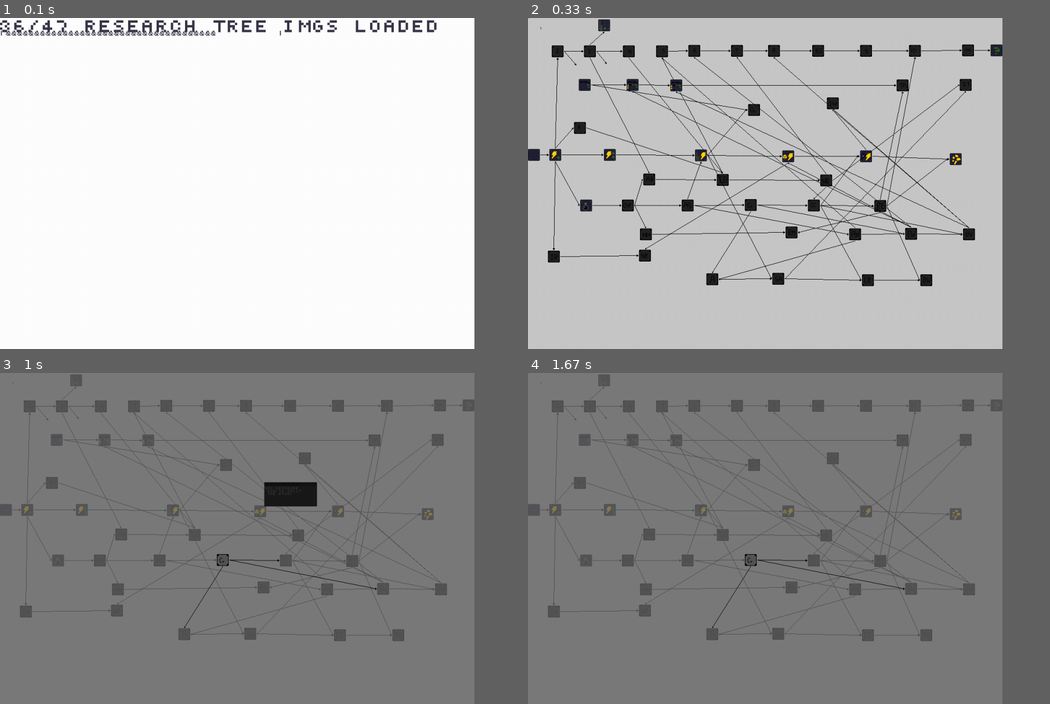
Above: before the commit, frames 1-4 (two rows, left to right).
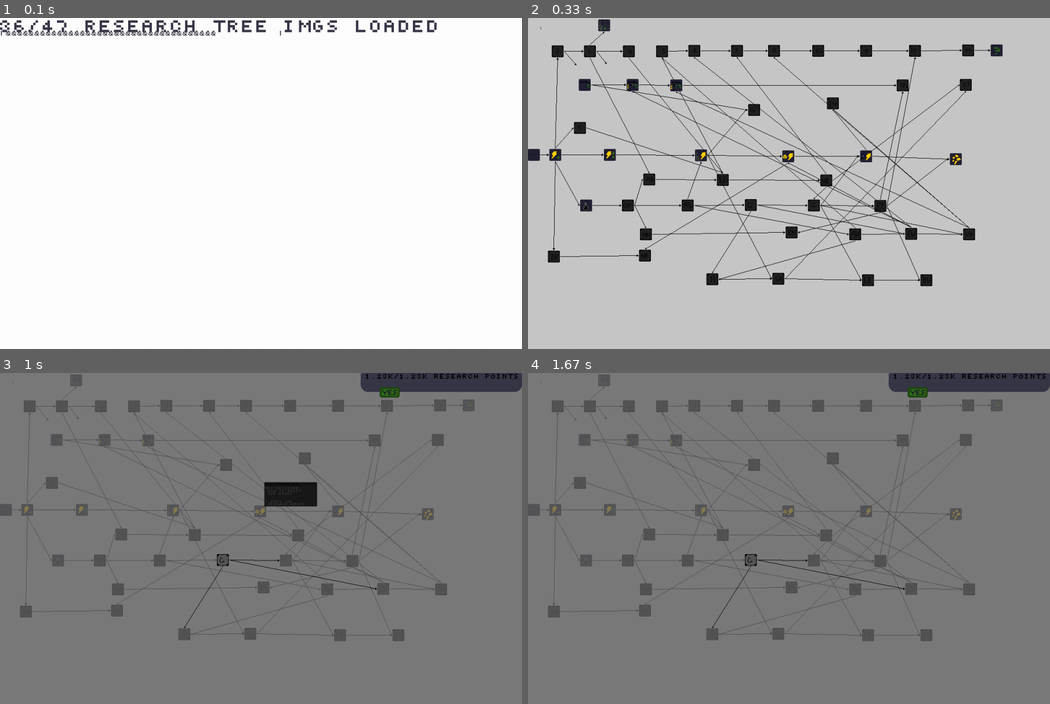
Above: after the commit, the same moments.

Repository: The1stBurb/Factory-GAME
Game: pygame game, started from main.py
The game is run twice, just before and just after one commit, with the same random seed, the same clock (stepped at 60 frames per second) and the same inputs.
Inputs (mouse positions are in pixels of both pictures, inside the frame that each line leads up to):
- Up to frame 1 (0.1 s): no input
- Up to frame 2 (0.33 s): no input
- Up to frame 3 (1 s): press the mouse at (224, 558) at 0.87 s; move the mouse to (266, 505) at 0.97 s
- Up to frame 4 (1.67 s): release the mouse at (835, 452) at 1.1 s
In our replay, the window is 818x572 before the commit and 900x572 after it. These sizes can differ from the game's own. Grey fills any space a smaller window leaves; there, only what the larger window draws over its background counts as a difference.

The runs differ from the first frame. In frame 1, less than 0.1% of the frame differs, in the area x 50-84%, y 0-6%; in frame 2, 0.3%; in frame 3, 1.8%, in the area x 50-100%, y 0-41%; in frame 4, 1.8%.

Commit message:
not right place, but its ready! LINCAN DO THE THING

Diff:
--- a/main.py
+++ b/main.py
@@ -9,7 +9,7 @@
 #comments should consist of, what does this do, why is it here, when is it used
 pygame.init()
 pygame.mixer.init()
-X = 1000
+X = 1100
 Y = 700
 screen = pygame.display.set_mode((X, Y),pygame.RESIZABLE)#,pygame.FULLSCREEN)
 pb=pyb.pb(screen)
@@ -68,16 +68,18 @@
             else: msgs2.append(i)
         if rebuilt: return self.widthy(msgs2,width,sz,iters+1)
         return msgs2
-    def print(self,msgs,x,y,colour=lightpurple,sz=0,shadow=False,width=10**10000):
+    def print(self,msgs,x,y,colour=lightpurple,sz=0,shadow=False,width=10**10000,right_align=False):
         sz=self.sz if sz==0 else sz
         msgs=self.widthy(str(msgs).split("\n"),width,sz)
         for yps,msg in enumerate(msgs):
+            if right_align==True:pb.translate(-math.ceil(len(msg)*sz*6),0)
             for xps,i in enumerate(msg):
                 if shadow==True:
                     # pb.image(pb.resize(self.ltr[i.lower()],sz*6,sz*7),x+xps*6*sz,y-1*sz+yps*6*sz)
                     pb.image(pb.resize(pb.recolour(self.ltr[i.lower()],colour),sz*6,sz*7),x-sz+math.ceil(xps*6*sz),y+math.ceil(yps*6*sz))
                 else:
                     pb.image(pb.resize(pb.recolour(self.ltr[i.lower()],colour),sz*6,sz*7),x-sz+math.ceil(xps*6*sz),y+math.ceil(yps*6*sz))
+            if right_align==True:pb.pop()
 text=Text(10)
 class item:
     def __init__(self,location,name,price,idd):
@@ -186,7 +188,6 @@
         pb.flip()
 
 
-
 grid=[]
 setup()
 ms=[0,0]#mouse
@@ -212,13 +213,9 @@
         self.texts={"Base":"Everyone starts somewhere!",'BetterPower': 'Its normal Power, but Better!', 'EvenBetterPowe …(2611 unchanged characters)…
         self.spots={'[45,277]':'BetterPower','[160,277]':'EvenBetterPower','[110,384]':'Fluids','[464,182]':'Overclock' …(1103 unchanged characters)…
         self.highlight=""
-        self.research=[]
-        self.bought=[]
-        self.needs=["BetterPower","EvenBetterPower","Fluids","Overclock","Ads","SuperAds","AdvancedBase","AdvancedOilProcess","AdvancedWire","BrainWashing","Circuit2","Circuit3","Circuit4","Circuit5","Circuit6","Circuit7","Circuit8","Circuit8.5","Circuit9","Circuit10","CircuitInfinity","CircuitReligion","CompressedCrystal","Crystal","EliteBase","EliteWire","EndGame","ExpandFactory","FracturedPower","ImprovedResearch","IndustrialPower","Logistics1","Logistics2","Logistics3","MagicPower","MoreMines","NuclearPower","NuclearResearch","Oil&Plastic","RealityCrystal","RealityMines","Rods","StockTrading","Teleporters","TimeWarp","UltimateBase","UltimateWire",]
+        self.research,self.bought,self.needs=[],[],["BetterPower","EvenBetterPower","Fluids","Overclock","Ads","SuperAds","AdvancedBase","AdvancedOilProcess","AdvancedWire","BrainWashing","Circuit2","Circuit3","Circuit4","Circuit5","Circuit6","Circuit7","Circuit8","Circuit8.5","Circuit9","Circuit10","CircuitInfinity","CircuitReligion","CompressedCrystal","Crystal","EliteBase","EliteWire","EndGame","ExpandFactory","FracturedPower","ImprovedResearch","IndustrialPower","Logistics1","Logistics2","Logistics3","MagicPower","MoreMines","NuclearPower","NuclearResearch","Oil&Plastic","RealityCrystal","RealityMines","Rods","StockTrading","Teleporters","TimeWarp","UltimateBase","UltimateWire",]
         tot=len(os.listdir("img/research_tree"))
-        self.base_grey=pb.imgGit("img/research_tree/bases/grey.png",24*sz,24*sz)
-        self.base_green=pb.imgGit("img/research_tree/bases/green.png",24*sz,24*sz)
-        self.base_prple=pb.imgGit("img/research_tree/bases/prple.png",24*sz,24*sz)
+        self.base_grey,self.base_green,self.base_prple=pb.imgGit("img/research_tree/bases/grey.png",24*sz,24*sz),pb.imgGit("img/research_tree/bases/green.png",24*sz,24*sz),pb.imgGit("img/research_tree/bases/prple.png",24*sz,24*sz)
         for i,fils in enumerate(os.listdir("img/research_tree")):
             if os.path.isdir(f"img\\research_tree\\{fils}"):continue
             screen.fill((255,255,255))
@@ -229,6 +226,10 @@
             if nfils in self.research: self.prple[nfils]=pb.imgGit(f"img\\research_tree\\{fils}",1000*sz,580*sz)
             elif nfils in self.bought: self.green[nfils]=pb.imgGit(f"img\\research_tree\\{fils}",1000*sz,580*sz)
             elif nfils in self.needs: self.grey[nfils]=pb.imgGit(f"img\\research_tree\\{fils}",1000*sz,580*sz)
+        _btn=pb.imgGit("img\\research_tree\\bases\\yes-no.png",36,11)
+        _sz=2
+        self.yes=pb.resize(_btn.subsurface((0,0,21,11)),_sz*21,_sz*11)
+        self.no=pb.resize(_btn.subsurface((22,0,14,11)),_sz*14,_sz*11)
     def disp(self):
         for i in self.spots:
             spot=eval(i)
@@ -275,15 +276,19 @@
             pb.rect(0,8,110,42,col=(120,120,120))
             text.print(rt.spots[i],1,1,sz=1)
             text.print(rt.texts[rt.spots[i]],1.5,9,colour=(255,255,255),sz=1,width=110)
-            # text.print(f"1.23K/1.23K Research Points",2,40,colour=(255,255,255),sz=0.86,width=111)
+            text.print(f"1.23K/1.23K Research Points",2,37,colour=(255,255,255),sz=0.86,width=111)
             if not rt.highlight in["",rt.spots[i]]:
                 pb.rect(0,0,111,51,col=(0,0,0,200))
             pb.pop()
             if buttons[0]and not pastbtn[0]:
                 buttons[0]=False
-                print(rt.highlight)
+                # print(rt.highlight)
                 rt.highlight=rt.spots[i] if rt.highlight!=rt.spots[i] else ""
-                print(rt.highlight)
+                # print(rt.highlight)
+    if rt.highlight!="":
+        pb.rect(X-340,-10,340,50,radius=15,col=lightpurple)
+        text.print(f"1.23K/1.23K Research Points",X-5,0,colour=(0,0,0),sz=2,right_align=True)
+        pb.image(rt.yes,X-300,30)
     pb.flip()
     pastBtn=buttons.copy()
     # buttons=[False,False,False]
--- a/pygameBases.py
+++ b/pygameBases.py
@@ -72,12 +72,12 @@
         rot_image = rot_image.subsurface(rot_rect).copy()
         return rot_image
     #create a rectanngle
-    def rect(self,x,y,w,h,col=(255,255,255),width=0):
+    def rect(self,x,y,w,h,col=(255,255,255),width=0,radius=-1):
         # print(col)
         if len(col)==3:
             col=col+(255,)
         srfce=pygame.Surface((w,h),pygame.SRCALPHA)
-        pygame.draw.rect(srfce, col,(0,0, w, h),width)
+        pygame.draw.rect(srfce, col,(0,0, w, h),width=width,border_radius=radius)
         self.screen.blit(srfce,(x+self.moveBy[0], y+self.moveBy[1]))
     #write text
     def text(self,font,txt,x,y,col=(0,0,0)):
Binary file added: img/research_tree/bases/yes-no.png
